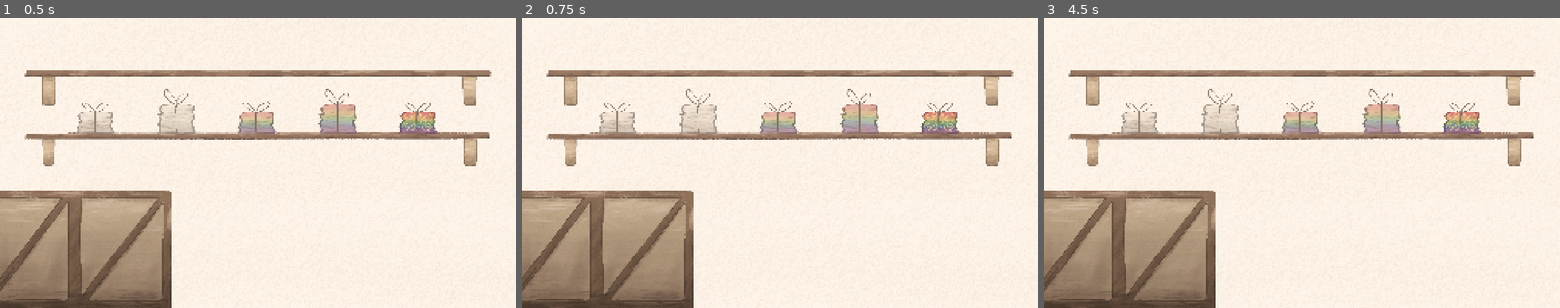
Above: before the commit, frames 1-3 (left to right).
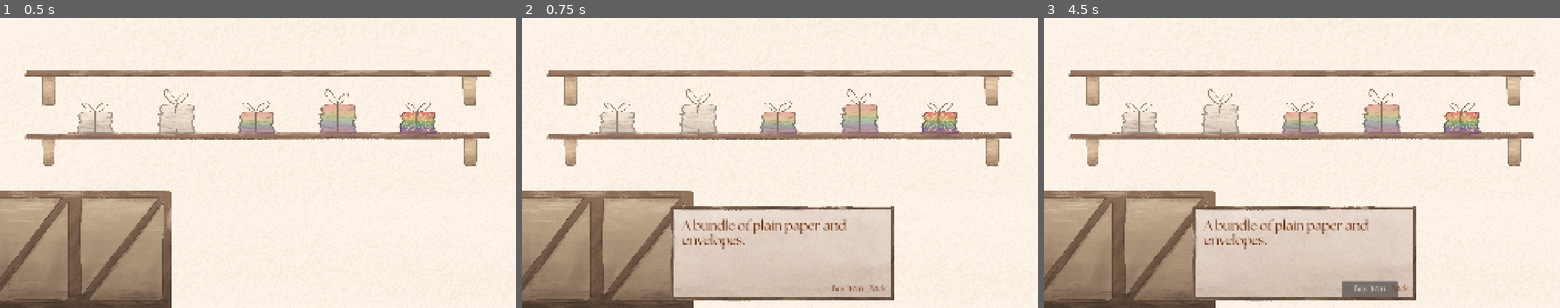
Above: after the commit, the same moments.

Repository: EliJ0y/Kingdom-Sweethearts
Game: Godot game, scene res://Scenes/craft_shop.tscn
The game is run twice, just before and just after one commit, with the same random seed, the same clock (stepped at 60 frames per second) and the same inputs. This scene is started directly instead of the project's main scene.
Inputs (mouse positions are in pixels of both pictures, inside the frame that each line leads up to):
- Up to frame 1 (0.5 s): no input
- Up to frame 2 (0.75 s): click (614, 116) at 0.5 s
- Up to frame 3 (4.5 s): click (1219, 110) at 1.25 s; click (1302, 116) at 2 s; click (1379, 110) at 2.75 s; click (1461, 116) at 3.5 s; click (1369, 290) at 4.25 s, where only the run after the commit has a clickable "Buy Item"

Frame 1 is identical in both runs. In frame 2, 13% of the frame differs, in the area x 28-73%, y 64-98%; in frame 3, 13%.

Commit message:
description resource

Diff:
--- /dev/null
+++ b/kingdom-sweethearts/Resources/Plain_Bundle.tres
@@ -0,0 +1,8 @@
+[gd_resource type="Resource" script_class="ShopsResource" format=3 uid="uid://boormkj54se3g"]
+
+[ext_resource type="Script" uid="uid://s28xadn5y5j3" path="res://Scripts/shops_resource.gd" id="1_sbx6e"]
+
+[resource]
+script = ExtResource("1_sbx6e")
+description = "A bundle of plain paper and envelopes."
+metadata/_custom_type_script = "uid://s28xadn5y5j3"
--- a/kingdom-sweethearts/Scenes/craft_shop.tscn
+++ b/kingdom-sweethearts/Scenes/craft_shop.tscn
@@ -97,7 +97,14 @@
 offset_bottom = 250.0
 theme_override_colors/font_color = Color(0.4, 0.14117648, 0, 1)
 theme_override_fonts/font = ExtResource("10_4tw14")
-theme_override_font_sizes/font_size = 60
+theme_override_font_sizes/font_size = 50
+autowrap_mode = 3
+
+[node name="Coins (Cost)" type="Sprite2D" parent="CanvasLayer/Shop Panel" unique_id=2021464498]
+
+[node name="Cost Amount" type="Label" parent="CanvasLayer/Shop Panel/Coins (Cost)" unique_id=56582070]
+offset_right = 40.0
+offset_bottom = 23.0
 
 [connection signal="pressed" from="CanvasLayer/Plain (Bundle)" to="." method="_on_plain_bundle_pressed"]
 [connection signal="pressed" from="CanvasLayer/Plain (Stack)" to="." method="_on_plain_stack_pressed"]
--- a/kingdom-sweethearts/Scripts/craft_shop.gd
+++ b/kingdom-sweethearts/Scripts/craft_shop.gd
@@ -1,4 +1,15 @@
 extends Node2D
+
+@onready var description: Label = $"CanvasLayer/Shop Panel/Description"
+
+var plain_bundle = preload("res://Resources/Plain_Bundle.tres")
+
+var plain_bundle_text = plain_bundle.description
+var plain_stack_text
+var fancy_bundle_text
+var fancy_stack_text
+var ornate_bundle_text
+
 
 
 # Called when the node enters the scene tree for the first time.
@@ -11,7 +22,8 @@
 	pass
 
 func _on_plain_bundle_pressed() -> void:
-	pass # Replace with function body.
+	$"CanvasLayer/Shop Panel".show()
+	description.text = plain_bundle_text
 
 func _on_plain_stack_pressed() -> void:
 	pass # Replace with function body.
--- a/kingdom-sweethearts/Scripts/craft_shop_resource.gd
+++ /dev/null
@@ -1,6 +0,0 @@
-extends Node
-
-class_name CraftShopResource
-
-@export var button: Button
-@export var description: Array[String]
--- /dev/null
+++ b/kingdom-sweethearts/Scripts/shops_resource.gd
@@ -0,0 +1,5 @@
+extends Resource
+
+class_name ShopsResource
+
+@export var description: String
Renamed: kingdom-sweethearts/Scripts/craft_shop_resource.gd.uid -> kingdom-sweethearts/Scripts/shops_resource.gd.uid
